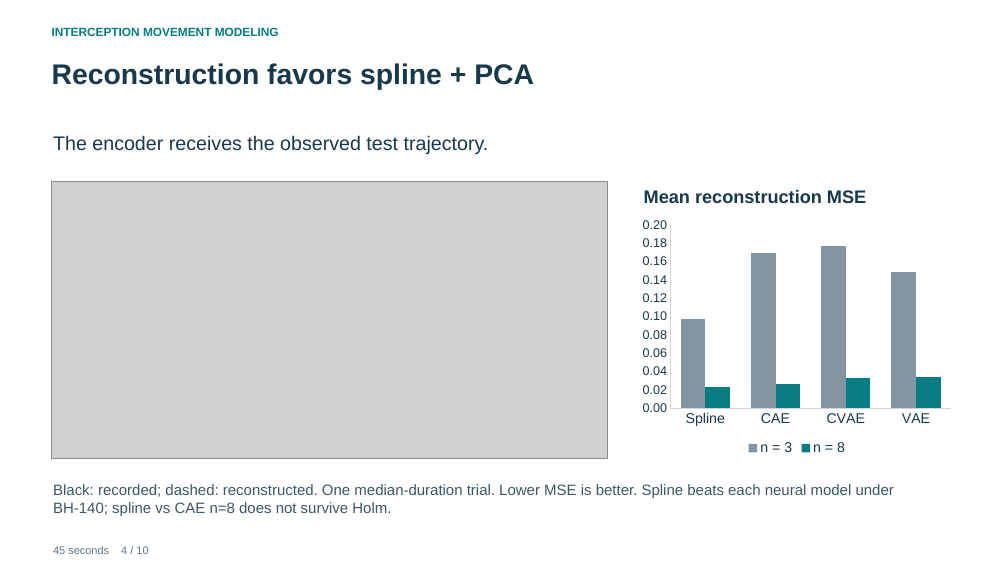
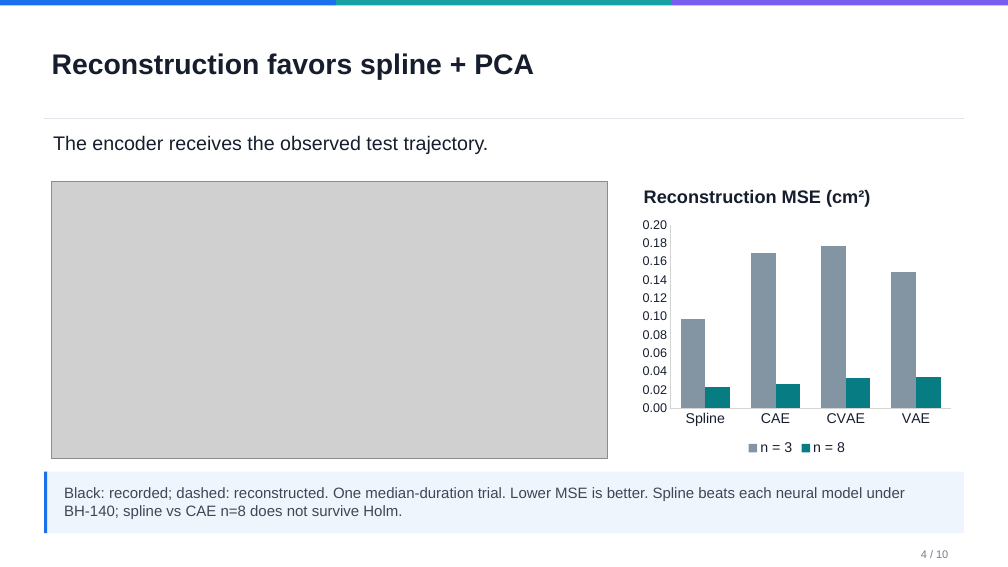
Before and after one commit to pazflashner/interception-movements-dl, a slide deck: slide 4 of production/Interception_Movements_Course_Presentation.pptx. Drawn at 1008x567 pixels with LibreOffice and Linux fonts; fonts in the diff are those of the drawing; grey boxes stand for pictures. Boxes give left, top, right and bottom in pixels: in the first picture for what was removed or moved away, otherwise in the second. Text is boxed around its words. In the diff, an @@ line names an element or a change of style, - is before the commit and + after.

Commit message:
Polish course report and deck with confirmed lab units and Paz design

```diff
--- a/production/Interception_Movements_Course_Presentation.pptx
+++ b/production/Interception_Movements_Course_Presentation.pptx
@@ rectangle added at (x1=0, y1=0, x2=336, y2=5), fill #1B6FEA @@
@@ text removed at (x1=52, y1=27, x2=279, y2=36) @@
-INTERCEPTION MOVEMENT MODELING
@@ rectangle added at (x1=336, y1=0, x2=671, y2=5), fill #17A2A2 @@
@@ rectangle added at (x1=672, y1=0, x2=1008, y2=5), fill #7A5CF0 @@
@@ text "Reconstruction favors spline + PCA" at (x1=52, y1=53, x2=534, y2=80): text colour #18384B to #161E2E @@
@@ text "Reconstruction favors spline + PCA" moved from (x1=52, y1=63, x2=534, y2=89) to (x1=52, y1=53, x2=534, y2=80) @@
@@ rectangle added at (x1=44, y1=118, x2=964, y2=119), fill #E1E6EC @@
@@ text "The encoder receives the observed ..." at (x1=53, y1=135, x2=489, y2=154): text colour #18384B to #161E2E @@
@@ text at (x1=644, y1=190, x2=870, y2=207): text changed; text colour #18384B to #161E2E @@
-Mean reconstruction MSE
+Reconstruction MSE (cm²)
@@ column chart at (x1=637, y1=213, x2=958, y2=459) @@
@@ legend changed @@
@@ category axis changed @@
@@ value axis changed @@
@@ rectangle added at (x1=44, y1=472, x2=964, y2=533), fill #EFF5FC @@
@@ rectangle added at (x1=44, y1=472, x2=47, y2=533), fill #1B6FEA @@
@@ text "Black: recorded; dashed: reconstructed. One ..." moved from (x1=53, y1=484, x2=894, y2=516) to (x1=64, y1=487, x2=905, y2=519) @@
@@ text "Black: recorded; dashed: reconstructed. One ..." at (x1=64, y1=487, x2=905, y2=519): text colour #3B5867 to #3D4756 @@
@@ text at (x1=921, y1=550, x2=948, y2=558): text changed; text colour #617583 to #737E8B @@
-45 seconds 4 / 10
+4 / 10
```
Also in this commit, not shown: 9 other slides changed, 27 other files.
